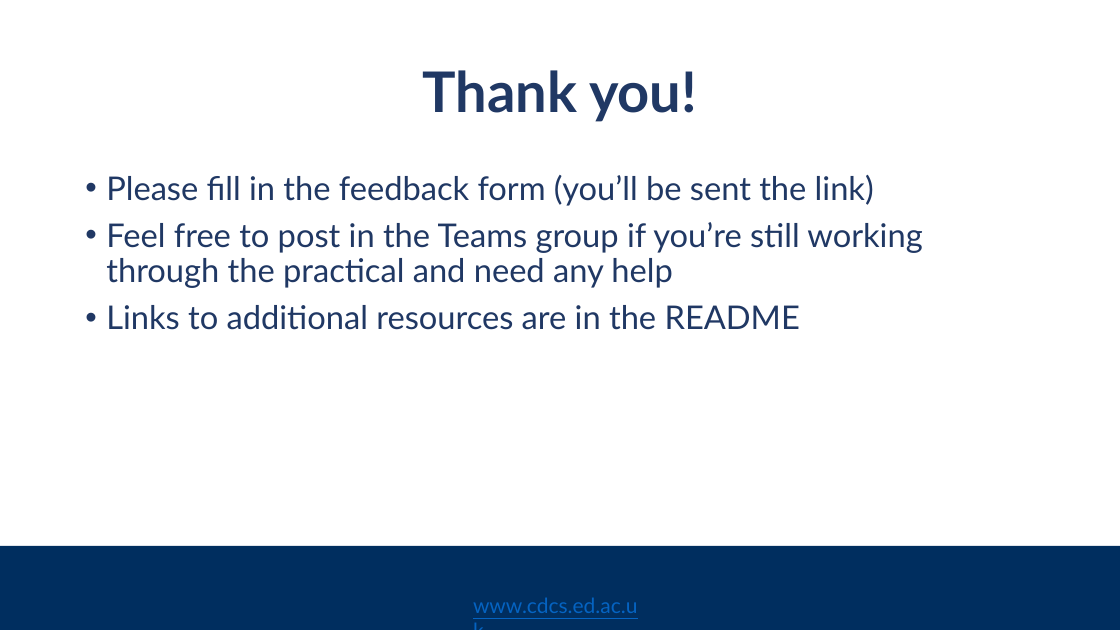
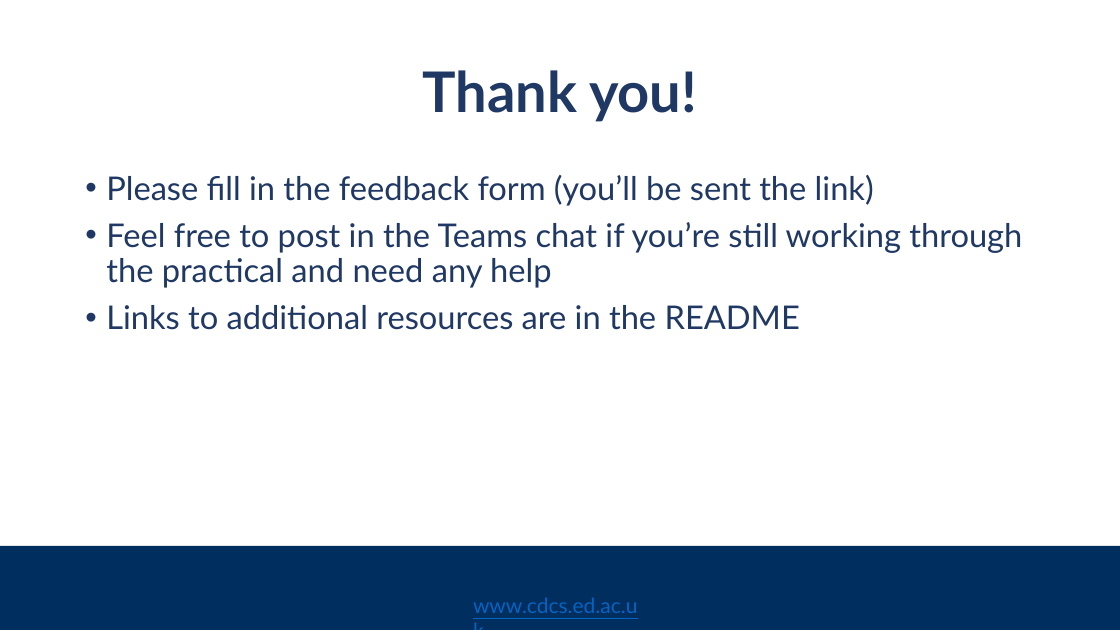
Before and after one commit to DCS-training/Bayesian-Statistics, a slide deck: slide 24 of bayesian_statistics_slides.pptx. Drawn at 1120x630 pixels with LibreOffice and Linux fonts; fonts in the diff are those of the drawing; background and template pictures are left out. Boxes give left, top, right and bottom in pixels: in the first picture for what was removed or moved away, otherwise in the second. Text is boxed around its words. In the diff, an @@ line names an element or a change of style, - is before the commit and + after.

```diff
--- a/bayesian_statistics_slides.pptx
+++ b/bayesian_statistics_slides.pptx
@@ text at (106, 222, 1022, 288): text changed @@
-• Feel free to post in the Teams group if you’re still working through the practical and need any help
+• Feel free to post in the Teams chat if you’re still working through the practical and need any help
```
Also in this commit, not shown: 1 other slide changed.
